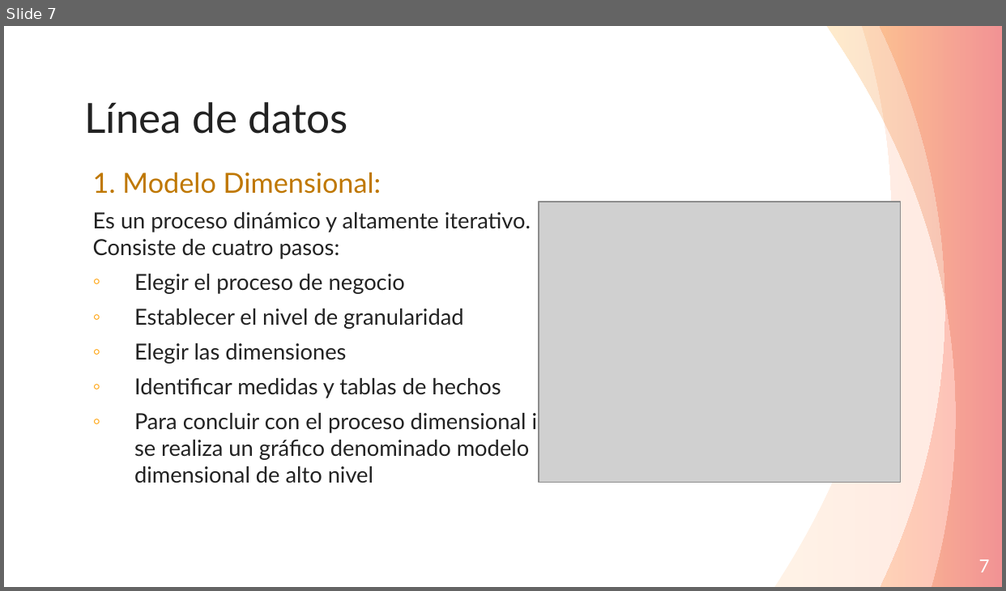
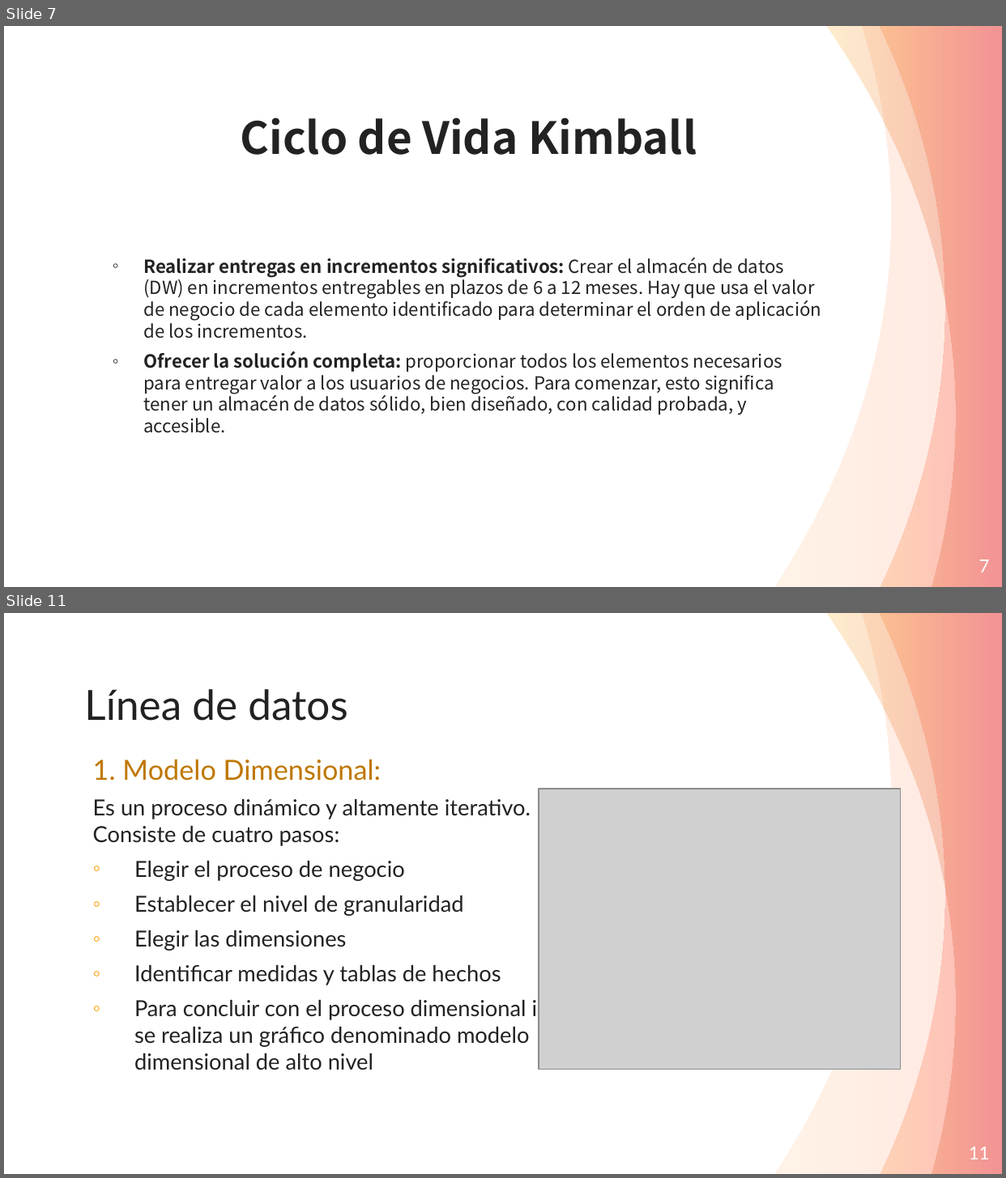
Before and after one commit to Andre-Reinoso/Inmon-vs-Kimball, a slide deck: Inmon-vs-Kimball.pptx. Shown one above the other, each under a label of ours: slide 7 before the commit, slides 7 and 11 after it; the slides between them are not shown. The pictures are 1006x591 and 1006x1178 pixels, drawn with LibreOffice and Linux fonts; fonts in the diff are those of the drawing; grey boxes stand for pictures. Boxes give left, top, right and bottom in pixels: in the first picture for what was removed or moved away, otherwise in the second. Text is boxed around its words. In the diff, an @@ line names an element or a change of style, - is before the commit and + after.

Commit message:
kimball

```diff
--- a/Inmon-vs-Kimball.pptx
+++ b/Inmon-vs-Kimball.pptx
@@ slide 7 added at bbox=[4, 26, 1002, 587], background #FFFFFF; not listed: 3 template elements that a slide beside it also shows @@
@@ title added at bbox=[241, 118, 697, 155], 32 pt, text #222222, bold @@
+Ciclo de Vida Kimball
@@ text added at bbox=[143, 258, 822, 433], 13 pt, text #222222 @@
+◦ Realizar entregas en incrementos significativos: Crear el almacén de datos (DW) en incrementos entregables en plazos de 6 a 12 meses. Hay que usa el valor de negocio de cada elemento identificado para determinar el orden de aplicación de los incrementos.
+◦ Ofrecer la solución completa: proporcionar todos los elementos necesarios para entregar valor a los usuarios de negocios. Para comenzar, esto significa tener un almacén de datos sólido, bien diseñado, con calidad probada, y accesible.
@@ page number added at bbox=[979, 560, 990, 573], 13 pt, text #FFFFFF @@
+7
@@ what was slide 7 is now slide 11 @@
@@ page number at bbox=[969, 1147, 990, 1160]: text changed @@
-7
+11
```
Also in this commit, not shown: 4 other slides added, 1 slide removed.
